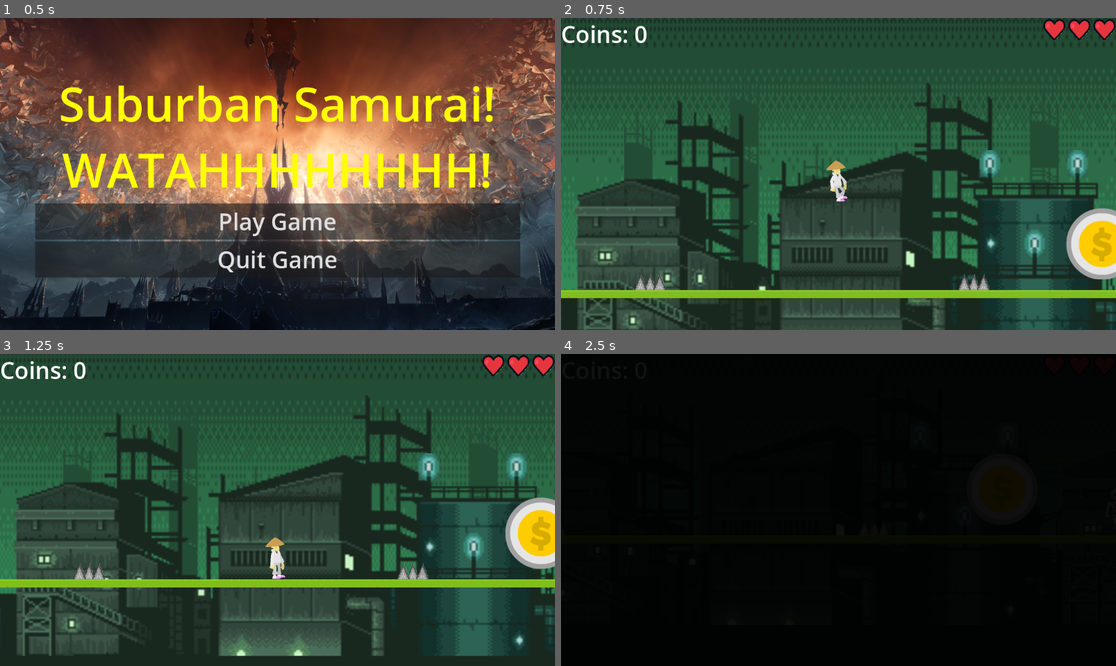
Above: before the commit, frames 1-4 (two rows, left to right).
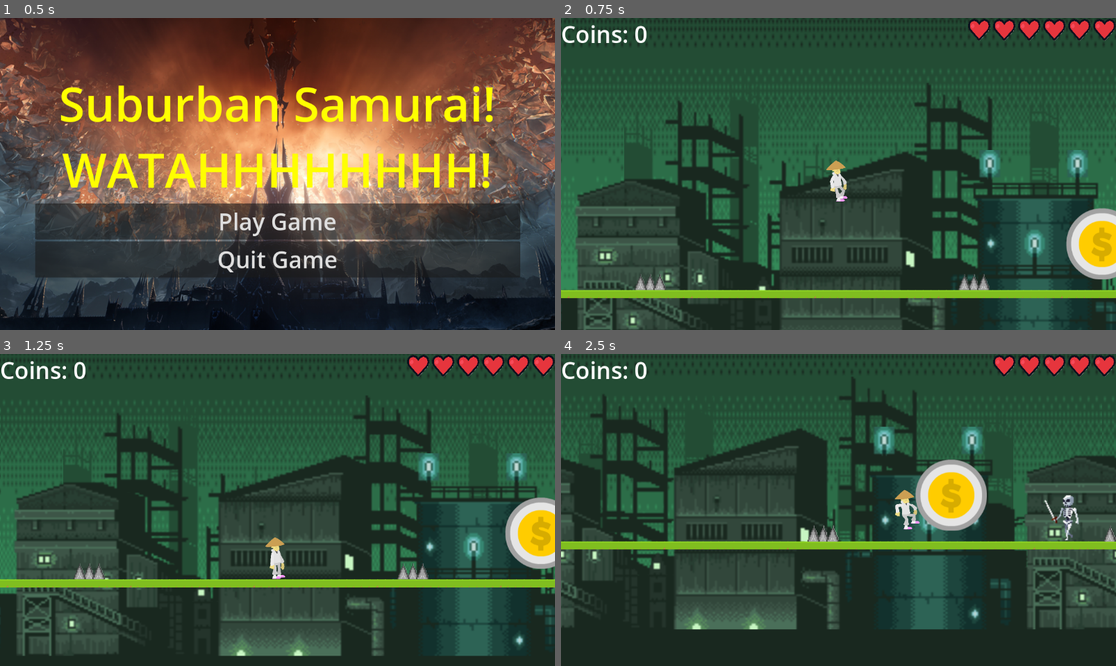
Above: after the commit, the same moments.

Repository: PietPadda/godot-2d-platformer
Game: Godot game, scene res://ui/main_menu.tscn
The game is run twice, just before and just after one commit, with the same random seed, the same clock (stepped at 60 frames per second) and the same inputs.
Inputs:
- Up to frame 1 (0.5 s): no input
- Up to frame 2 (0.75 s): click "Play Game" at 0.5 s
- Up to frame 3 (1.25 s): no input
- Up to frame 4 (2.5 s): tap Enter (ui_accept) at 1.25, 1.52, 2.27 s; hold Right (ui_right) from 1.28 s (still down); tap Ctrl (attack) at 1.35 s; tap Shift (block) at 2.1 s

Frame 1 is identical in both runs. In frame 2, 0.6% of the frame differs, in the area x 73-87%, y 0-8%; in frame 3, 0.6%; in frame 4, 100%, in the area x 0-100%, y 0-100%.

Commit message:
fix(damage): resolved instant death by correcting spike and pellet to damage instead of death signals

Diff:
--- a/godot-2d-platformer/game.gd
+++ b/godot-2d-platformer/game.gd
@@ -21,6 +21,7 @@
 	GameEvents.current_score = 0 # reset score on new game
 	# listen for global current_health signal
 	GameEvents.current_health = GameEvents.MAX_HEALTH
+	print("New game started! Player health set to: ", GameEvents.current_health) # DEBUG
 	# listen for global level_finished signal
 	GameEvents.level_finished.connect(on_level_finished)
 	# load current level instance
--- a/godot-2d-platformer/game_events.gd
+++ b/godot-2d-platformer/game_events.gd
@@ -20,4 +20,4 @@
 
 # global constants
 	# PLAYER
-const MAX_HEALTH = 3 # init player hp
+const MAX_HEALTH = 6 # init player hp
--- a/godot-2d-platformer/mob/mob.gd
+++ b/godot-2d-platformer/mob/mob.gd
@@ -158,7 +158,7 @@
 		# first pellet has reduced timer for responsiveness
 		if shoot_timer.is_stopped() and not is_instance_valid(active_projectile):
 			# override the timer on first detection with short time
-			shoot_timer.start(0.5)
+			shoot_timer.start(2)
 
 # func called on player exiting the visibility radius
 func _on_player_detector_body_exited(body: Node2D) -> void:
@@ -211,4 +211,4 @@
 	$StompDetector.monitoring = false
 
 	# start timer to deletion
-	$Timer.start()
+	$DeathTimer.start()
--- a/godot-2d-platformer/mob/mob.tscn
+++ b/godot-2d-platformer/mob/mob.tscn
@@ -222,7 +222,7 @@
 position = Vector2(-0.25, 12.25)
 shape = SubResource("RectangleShape2D_mixeo")
 
-[node name="Timer" type="Timer" parent="."]
+[node name="DeathTimer" type="Timer" parent="."]
 wait_time = 2.0
 one_shot = true
 
@@ -234,7 +234,7 @@
 [node name="SFXPlayer" type="AudioStreamPlayer2D" parent="."]
 
 [node name="ShootTimer" type="Timer" parent="."]
-wait_time = 1.5
+wait_time = 4.0
 one_shot = true
 
 [node name="Muzzle" type="Marker2D" parent="."]
@@ -242,7 +242,7 @@
 
 [connection signal="body_entered" from="StompDetector" to="." method="_on_stomp_detector_body_entered"]
 [connection signal="body_entered" from="SideDetector" to="." method="_on_side_detector_body_entered"]
-[connection signal="timeout" from="Timer" to="." method="_on_timer_timeout"]
+[connection signal="timeout" from="DeathTimer" to="." method="_on_timer_timeout"]
 [connection signal="body_entered" from="PlayerDetector" to="." method="_on_player_detector_body_entered"]
 [connection signal="body_exited" from="PlayerDetector" to="." method="_on_player_detector_body_exited"]
 [connection signal="timeout" from="ShootTimer" to="." method="_on_shoot_timer_timeout"]
--- a/godot-2d-platformer/player/player.gd
+++ b/godot-2d-platformer/player/player.gd
@@ -171,16 +171,22 @@
 
 # player take damage
 func take_damage(amount):
+	print("--- take_damage was called! ---") # DEBUG
+	print("Health BEFORE damage: ", GameEvents.current_health) # DEBUG
+
 	# reduce global health
 	GameEvents.current_health -= amount
+	print("Health AFTER damage: ", GameEvents.current_health) # DEBUG
 	# announce the health has changed
 	GameEvents.health_changed.emit(GameEvents.current_health)
 
 	# check if player has run out of health
 	if GameEvents.current_health <= 0: # no health
 		# if so, emit player_died signal
+		print("Health is 0 or less! Emitting player_died signal.") # DEBUG
 		GameEvents.player_died.emit() # player DIED
 	else:
+		print("Player was hurt but is still alive.") # DEBUG
 		sfx_player.stream = HURT_SOUND # set sfx
 		sfx_player.play() # play sound once
 		# TODO: make the player flash for a moment
--- a/godot-2d-platformer/projectiles/pellet.gd
+++ b/godot-2d-platformer/projectiles/pellet.gd
@@ -15,9 +15,9 @@
 func _on_body_entered(body):
 	# hit the player, tell game they died
 	if body.is_in_group("player"):
-		GameEvents.player_died.emit()
+		GameEvents.deal_damage_to_player.emit(1) # do damage
 
-	# destroy player on ANY collision
+	# destroy pellet on ANY collision
 	queue_free()
 
 # expiration timer
--- a/godot-2d-platformer/traps/spikes.gd
+++ b/godot-2d-platformer/traps/spikes.gd
@@ -4,4 +4,4 @@
 func _on_body_entered(body: Node2D) -> void:
 	# check if player entered body
 	if body.is_in_group("player"):
-		GameEvents.player_died.emit() # emit global signal
+		GameEvents.deal_damage_to_player.emit(1) # emit global signal
--- a/godot-2d-platformer/ui/ui.tscn
+++ b/godot-2d-platformer/ui/ui.tscn
@@ -65,6 +65,84 @@
 texture = ExtResource("2_ks8t7")
 expand_mode = 1
 
+[node name="Heart4" type="TextureRect" parent="Control/HealthBar"]
+custom_minimum_size = Vector2(48, 48)
+layout_mode = 2
+texture = ExtResource("2_ks8t7")
+expand_mode = 1
+
+[node name="Heart5" type="TextureRect" parent="Control/HealthBar"]
+custom_minimum_size = Vector2(48, 48)
+layout_mode = 2
+texture = ExtResource("2_ks8t7")
+expand_mode = 1
+
+[node name="Heart6" type="TextureRect" parent="Control/HealthBar"]
+custom_minimum_size = Vector2(48, 48)
+layout_mode = 2
+texture = ExtResource("2_ks8t7")
+expand_mode = 1
+
+[node name="Heart7" type="TextureRect" parent="Control/HealthBar"]
+custom_minimum_size = Vector2(48, 48)
+layout_mode = 2
+texture = ExtResource("2_ks8t7")
+expand_mode = 1
+
+[node name="Heart8" type="TextureRect" parent="Control/HealthBar"]
+custom_minimum_size = Vector2(48, 48)
+layout_mode = 2
+texture = ExtResource("2_ks8t7")
+expand_mode = 1
+
+[node name="Heart9" type="TextureRect" parent="Control/HealthBar"]
+custom_minimum_size = Vector2(48, 48)
+layout_mode = 2
+texture = ExtResource("2_ks8t7")
+expand_mode = 1
+
+[node name="Heart10" type="TextureRect" parent="Control/HealthBar"]
+custom_minimum_size = Vector2(48, 48)
+layout_mode = 2
+texture = ExtResource("2_ks8t7")
+expand_mode = 1
+
+[node name="Heart11" type="TextureRect" parent="Control/HealthBar"]
+custom_minimum_size = Vector2(48, 48)
+layout_mode = 2
+texture = ExtResource("2_ks8t7")
+expand_mode = 1
+
+[node name="Heart12" type="TextureRect" parent="Control/HealthBar"]
+custom_minimum_size = Vector2(48, 48)
+layout_mode = 2
+texture = ExtResource("2_ks8t7")
+expand_mode = 1
+
+[node name="Heart13" type="TextureRect" parent="Control/HealthBar"]
+custom_minimum_size = Vector2(48, 48)
+layout_mode = 2
+texture = ExtResource("2_ks8t7")
+expand_mode = 1
+
+[node name="Heart14" type="TextureRect" parent="Control/HealthBar"]
+custom_minimum_size = Vector2(48, 48)
+layout_mode = 2
+texture = ExtResource("2_ks8t7")
+expand_mode = 1
+
+[node name="Heart15" type="TextureRect" parent="Control/HealthBar"]
+custom_minimum_size = Vector2(48, 48)
+layout_mode = 2
+texture = ExtResource("2_ks8t7")
+expand_mode = 1
+
+[node name="Heart16" type="TextureRect" parent="Control/HealthBar"]
+custom_minimum_size = Vector2(48, 48)
+layout_mode = 2
+texture = ExtResource("2_ks8t7")
+expand_mode = 1
+
 [node name="Heart2" type="TextureRect" parent="Control/HealthBar"]
 custom_minimum_size = Vector2(48, 48)
 layout_mode = 2
